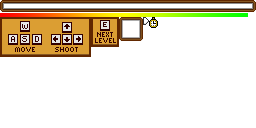
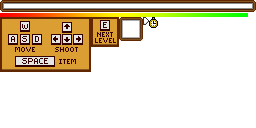
Before/after of a 256x128 layered artwork. What changed in the layer stack:
removed layer "Layer 7" over (x1=2, y1=26, x2=107, y2=57)
added layer "Layer 10" above "Layer 9" over (x1=0, y1=54, x2=6, y2=69)
added layer "Layer 11" over (x1=0, y1=26, x2=107, y2=72)
